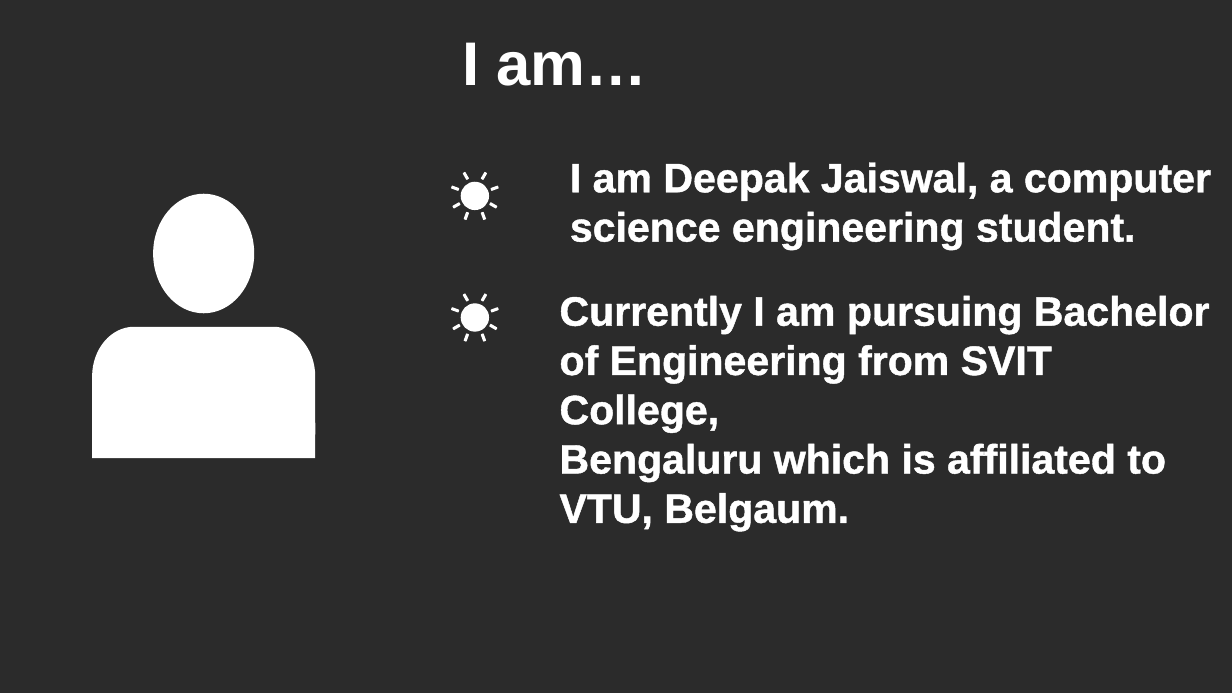
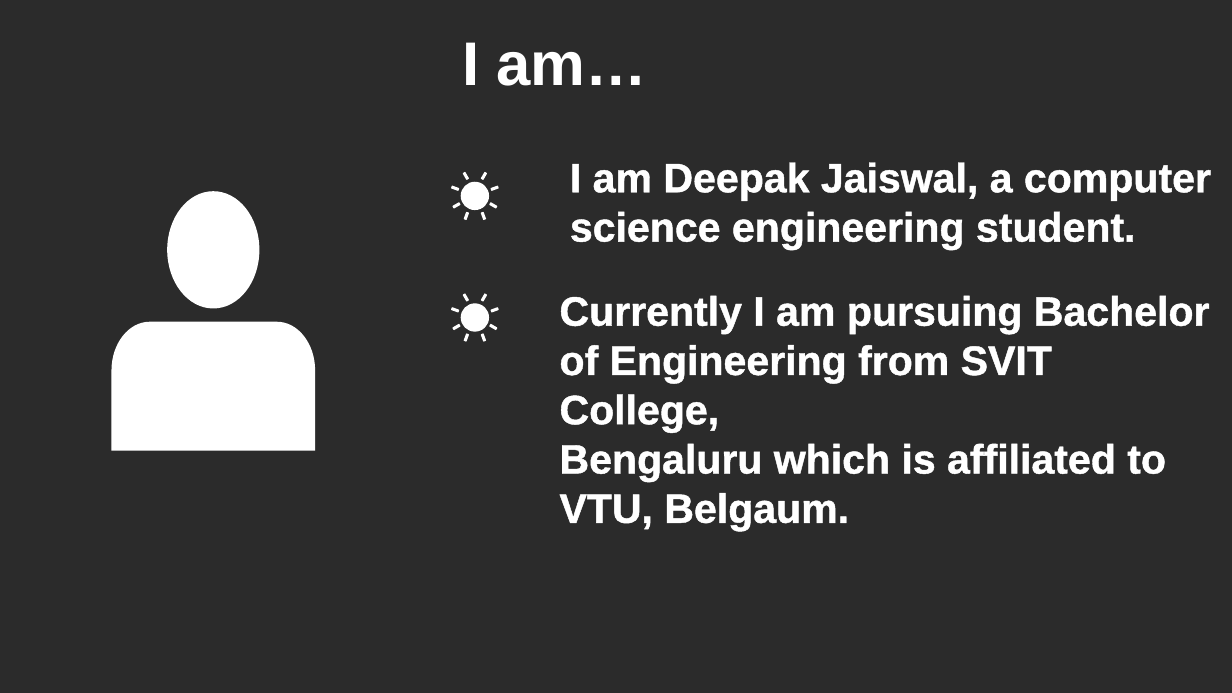
Before and after one commit to imdpkjswl/Final-Programs, a slide deck: slide 2 of Self_Intro.pptx. Drawn at 1232x693 pixels with LibreOffice and Linux fonts; fonts in the diff are those of the drawing; background and template pictures are left out; a plain dark background stands for a picture behind light text. Boxes give left, top, right and bottom in pixels: in the first picture for what was removed or moved away, otherwise in the second. Text is boxed around its words. In the diff, an @@ line names an element or a change of style, - is before the commit and + after.

```diff
--- a/Self_Intro.pptx
+++ b/Self_Intro.pptx
@@ freeform shape: place and size @@
-freeform shape at box(92, 193, 315, 458)
+freeform shape at box(112, 191, 315, 451)
```
Also in this commit, not shown: 2 other slides changed, 1 slide added, 2 other files.
